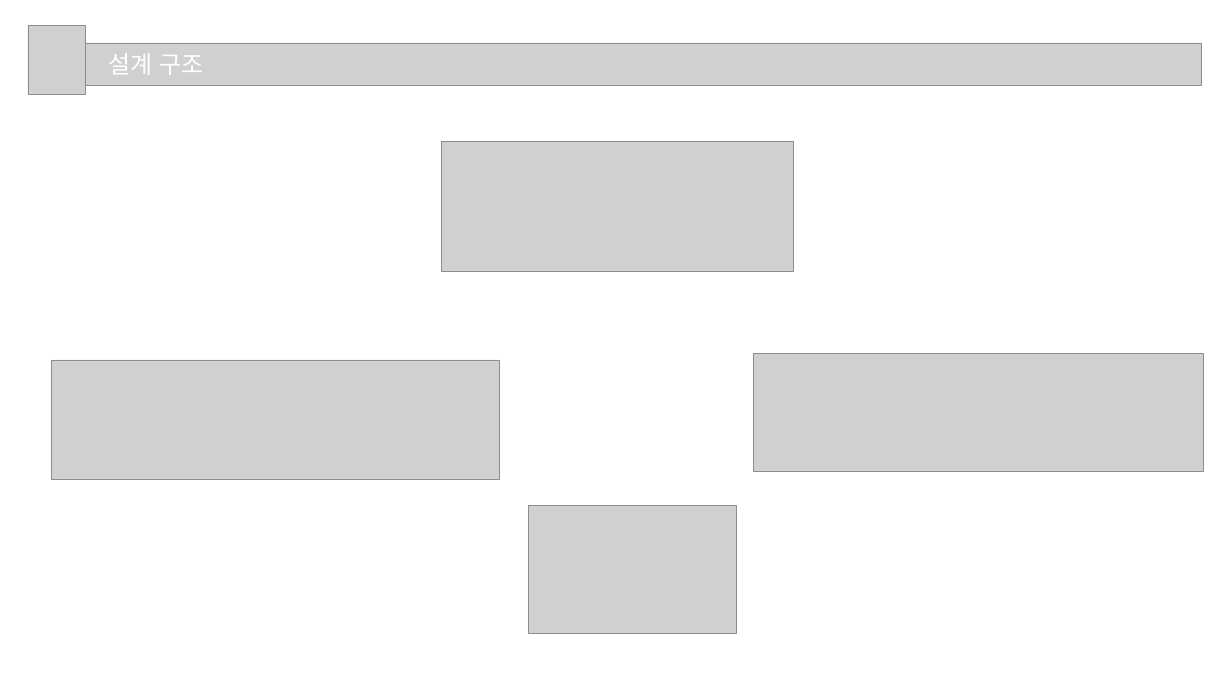
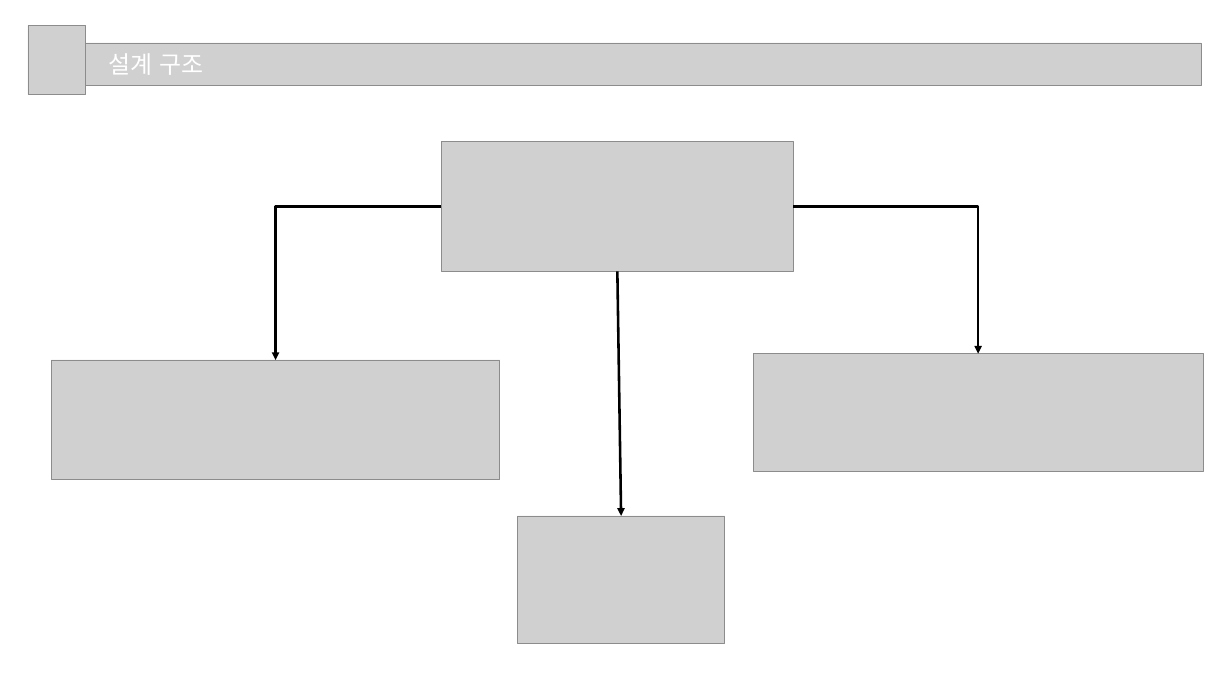
Before and after one commit to bhs0906/JavaFX_Oracle_Project, a slide deck: slide 11 of 3조_프로젝트2.pptx (slide 10 before the commit). Drawn at 1232x693 pixels with LibreOffice and Linux fonts; fonts in the diff are those of the drawing; grey boxes stand for pictures. Boxes give left, top, right and bottom in pixels: in the first picture for what was removed or moved away, otherwise in the second. Text is boxed around its words. In the diff, an @@ line names an element or a change of style, - is before the commit and + after.

```diff
--- a/3조_프로젝트2.pptx
+++ b/3조_프로젝트2.pptx
@@ elbow arrow added from (442, 206) to (275, 360), #000000 3 pt @@
@@ elbow arrow added from (793, 206) to (978, 354), #000000 3 pt @@
@@ arrow added from (617, 272) to (621, 516), #000000 3 pt @@
@@ picture: place and size @@
-picture at [529,506,736,633]
+picture at [517,516,725,644]
```
Also in this commit, not shown: 7 other slides changed, 8 slides added.
